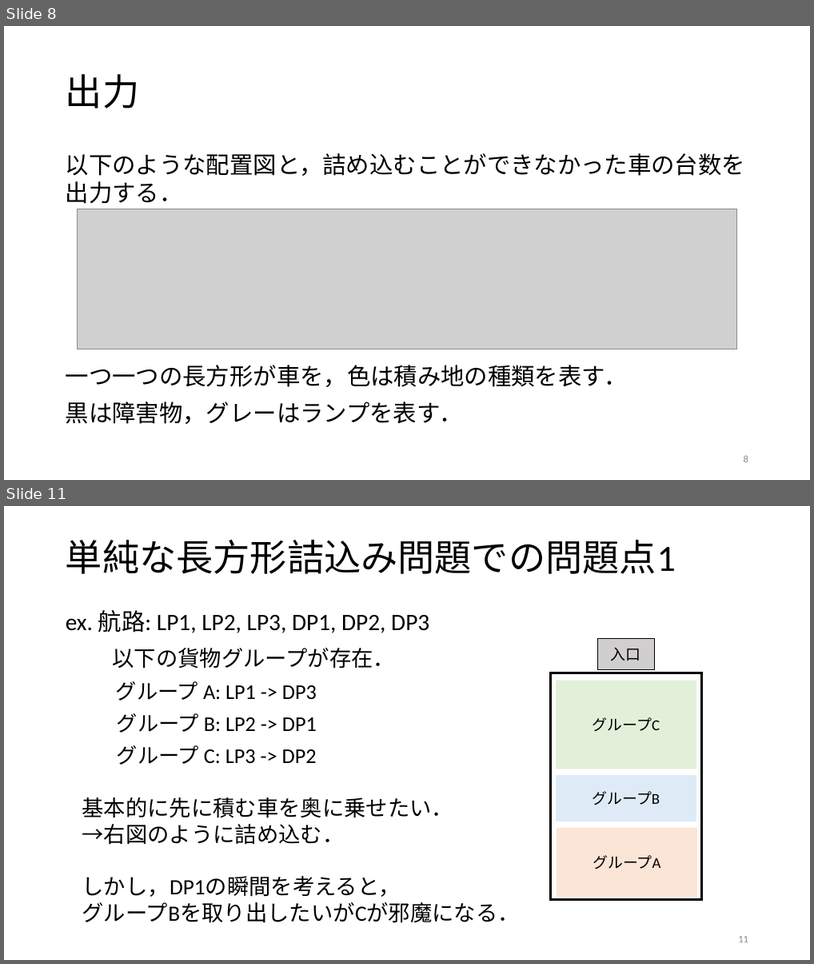
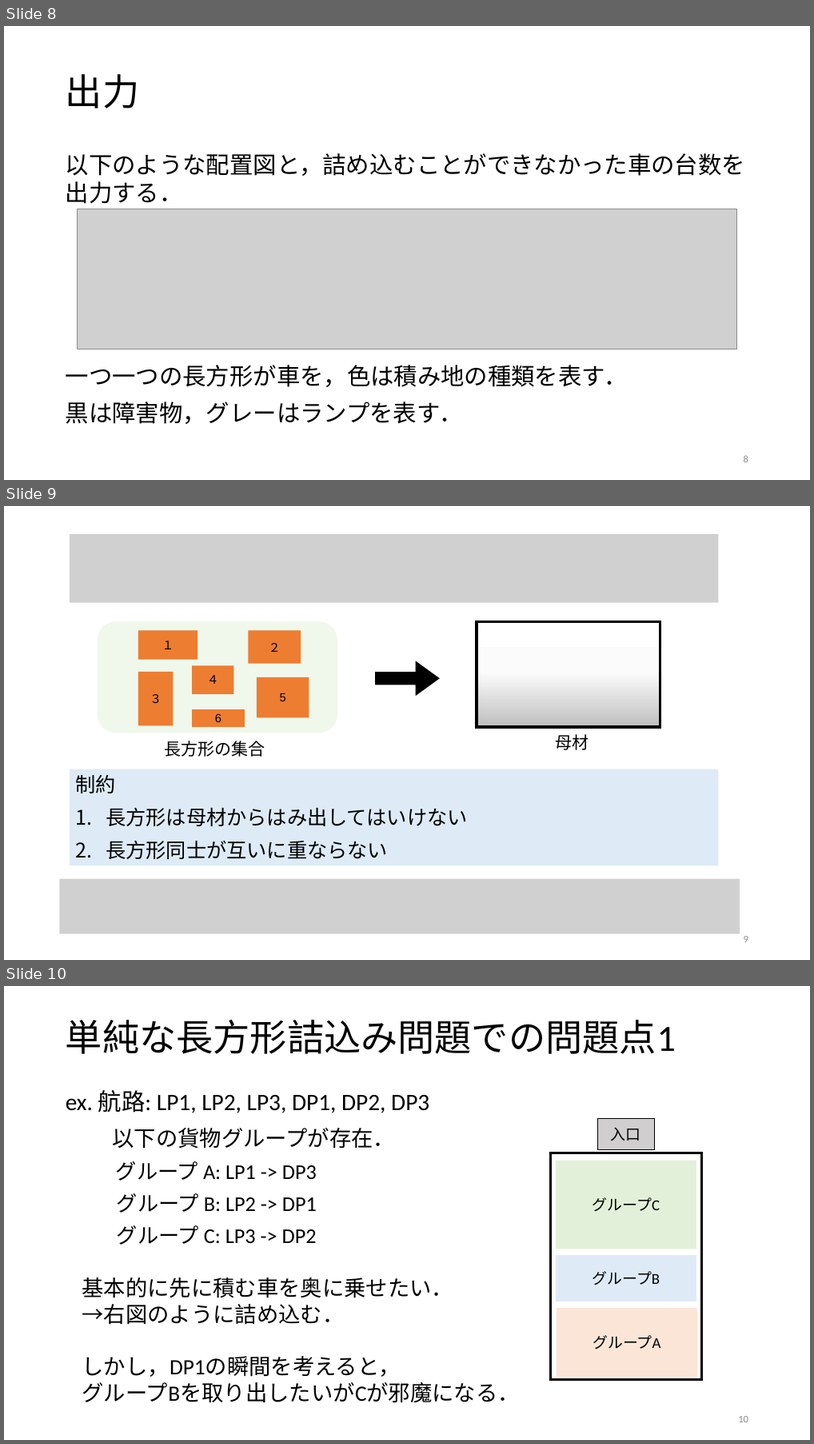
Before and after one commit to r-kurosu/kline, a slide deck: 卒論発表用スライド.pptx. Shown one above the other, each under a label of ours: slides 8 and 11 before the commit, slides 8, 9 and 10 after it; the slides between them are not shown. The pictures are 814x964 and 814x1444 pixels, drawn with LibreOffice and Linux fonts; fonts in the diff are those of the drawing; grey boxes stand for pictures. Boxes give left, top, right and bottom in pixels: in the first picture for what was removed or moved away, otherwise in the second. Text is boxed around its words. In the diff, an @@ line names an element or a change of style, - is before the commit and + after.

```diff
--- a/卒論発表用スライド.pptx
+++ b/卒論発表用スライド.pptx
@@ slide 9 added at bbox=[4, 506, 810, 960], background #FFFFFF @@
@@ picture added at bbox=[70, 534, 718, 602] @@
@@ rounded rectangle added at bbox=[98, 621, 338, 733], fill #E2F0D9 at 50% opacity @@
@@ rectangle added at bbox=[477, 621, 660, 727], fill gradient #BFBFBF to #FBFBFB to #FFFFFF, outline #000000 3 pt @@
@@ rectangle added at bbox=[138, 631, 198, 660], fill #ED7D31, 14 pt, text #000000 @@
+１
@@ rectangle added at bbox=[249, 631, 301, 664], fill #ED7D31, 14 pt, text #000000 @@
+２
@@ rectangle added at bbox=[138, 672, 174, 725], fill #ED7D31, 14 pt, text #000000 @@
+３
@@ rectangle added at bbox=[192, 666, 234, 694], fill #ED7D31, 14 pt, text #000000 @@
+４
@@ right arrow added at bbox=[377, 663, 438, 693], fill #000000, outline #000000 2.5 pt @@
@@ rectangle added at bbox=[257, 677, 310, 718], fill #ED7D31, 14 pt, text #000000 @@
+5
@@ rectangle added at bbox=[192, 709, 245, 727], fill #ED7D31, 14 pt, text #000000 @@
+6
@@ text added at bbox=[165, 740, 266, 756], 20 pt, text #000000 @@
+長方形の集合
@@ text added at bbox=[555, 734, 589, 750], 20 pt, text #000000 @@
+母材
@@ rectangle added at bbox=[70, 769, 718, 866], fill #DEEBF7, 24 pt, text #000000 @@
+制約
+1. 長方形は母材からはみ出してはいけない
+2. 長方形同士が互いに重ならない
@@ picture added at bbox=[60, 879, 740, 934] @@
@@ page number added at bbox=[744, 936, 749, 942], 12 pt, text #8C8C8C @@
+9
@@ what was slide 11 is now slide 10 @@
@@ page number at bbox=[738, 1416, 749, 1422]: text changed @@
-11
+10
```
Also in this commit, not shown: 14 slides changed, 4 other slides added, 8 slides removed, 2 other files.
